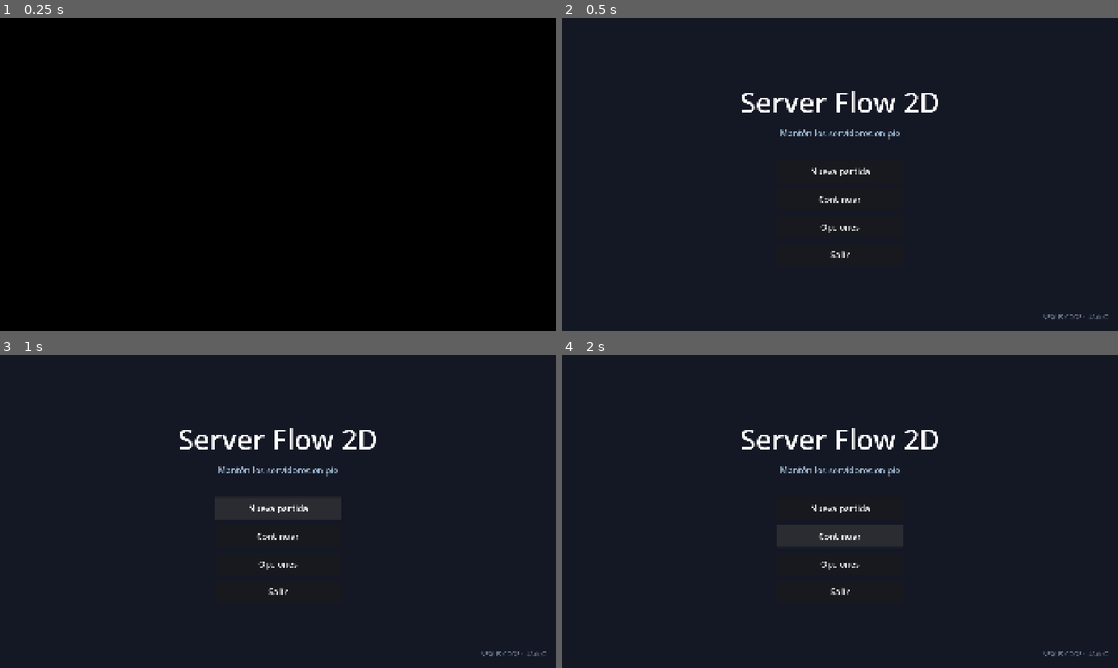
Above: before the commit, frames 1-4 (two rows, left to right).
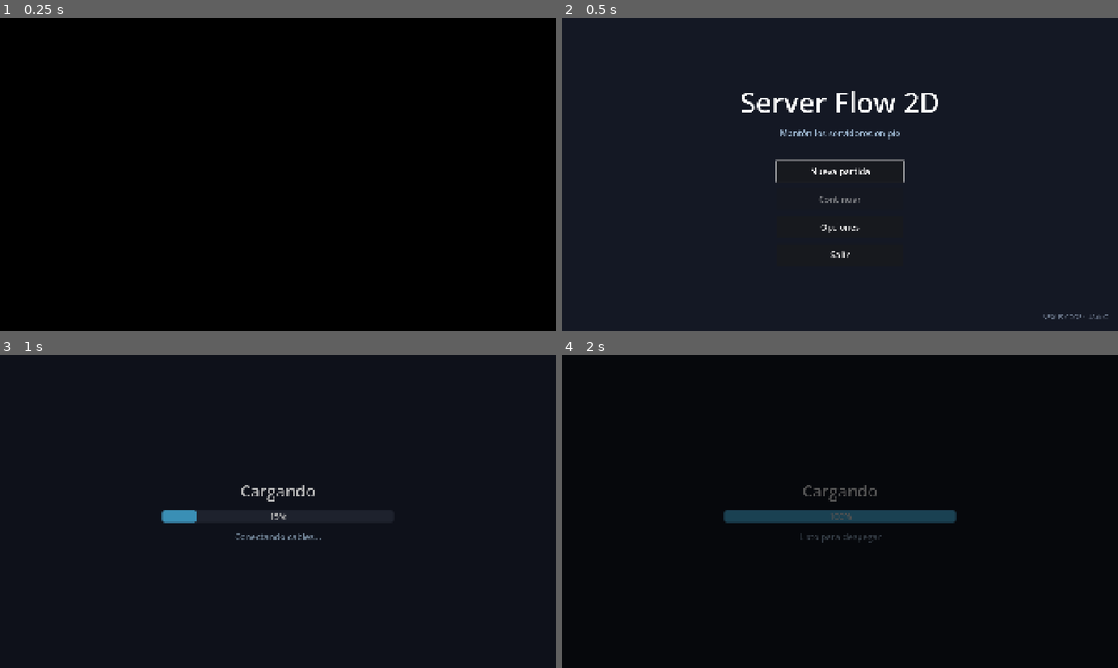
Above: after the commit, the same moments.

Repository: SaidSar/server-flow-2d
Game: Godot game, scene res://scenes/main/main.tscn
Two runs of this game, one before a commit and one after it. Both use one fixed random seed, a clock stepped at 60 frames per second and the inputs below.
Inputs (mouse positions are in pixels of both pictures, inside the frame that each line leads up to):
- Up to frame 1 (0.25 s): no input
- Up to frame 2 (0.5 s): no input
- Up to frame 3 (1 s): click "Nueva partida" at 0.5 s
- Up to frame 4 (2 s): click (840, 536) at 1.25 s, where only the run before the commit has a clickable "Continuar"

Frame 1 is identical in both runs. In frame 2, 0.3% of the frame differs, in the area x 38-62%, y 45-60%; in frame 3, 2.9%; in frame 4, 5.0%, in the area x 29-99%, y 23-97%.
Error before the commit: Invalid call. Nonexistent function 'stop' in base 'Node (simulation.gd)'. (res://scripts/ui/title_menu.gd:14)

Commit message:
feat: guardado por checkpoint al inicio y fin de cada oleada
GameState queda con la identidad y los colores; SaveSystem guarda además el
checkpoint de Simulation (etapa, oleada, monedas, mejoras, disco, usuarios y
estadísticas). Continuar y Reintentar vuelven al inicio de la oleada.
El HUD del garage muestra la oleada y avisa cuando la PC necesita atención.

Co-Authored-By: Claude Opus 5.5 <noreply@anthropic.com>

Diff:
--- a/project.godot
+++ b/project.godot
@@ -20,9 +20,9 @@
 [autoload]
 
 Customization="*res://scripts/autoload/customization.gd"
+Simulation="*res://scripts/autoload/simulation.gd"
 GameState="*res://scripts/autoload/game_state.gd"
 SaveSystem="*res://scripts/autoload/save_system.gd"
-Simulation="*res://scripts/autoload/simulation.gd"
 SceneRouter="*res://scripts/autoload/scene_router.gd"
 
 [display]
--- a/scenes/ui/hud.tscn
+++ b/scenes/ui/hud.tscn
@@ -44,7 +44,7 @@
 layout_mode = 0
 offset_left = 24.0
 offset_top = 24.0
-offset_right = 544.0
+offset_right = 704.0
 offset_bottom = 184.0
 mouse_filter = 2
 theme_override_styles/panel = SubResource("StyleBoxFlat_panel")
@@ -77,7 +77,14 @@
 layout_mode = 2
 theme_override_colors/font_color = Color(0.6, 0.8, 1, 1)
 theme_override_font_sizes/font_size = 26
-text = "Usuarios: 0"
+text = "Usuarios: 0 / 1000"
+
+[node name="WaveLabel" type="Label" parent="Root/StatusPanel/Rows/Stats"]
+unique_name_in_owner = true
+layout_mode = 2
+theme_override_colors/font_color = Color(0.352941, 0.662745, 1, 1)
+theme_override_font_sizes/font_size = 26
+text = "Oleada 1/5"
 
 [node name="Sla" type="HBoxContainer" parent="Root/StatusPanel/Rows"]
 layout_mode = 2
@@ -103,6 +110,30 @@
 value = 100.0
 show_percentage = false
 
+[node name="AlertLabel" type="Label" parent="Root"]
+unique_name_in_owner = true
+visible = false
+layout_mode = 1
+anchors_preset = 7
+anchor_left = 0.5
+anchor_top = 1.0
+anchor_right = 0.5
+anchor_bottom = 1.0
+offset_left = -600.0
+offset_top = -110.0
+offset_right = 600.0
+offset_bottom = -40.0
+grow_horizontal = 2
+grow_vertical = 0
+mouse_filter = 2
+theme_override_colors/font_color = Color(0.960784, 0.772549, 0.258824, 1)
+theme_override_colors/font_outline_color = Color(0.0431373, 0.0666667, 0.109804, 1)
+theme_override_constants/outline_size = 12
+theme_override_font_sizes/font_size = 34
+text = "La oleada 1 te espera en la PC"
+horizontal_alignment = 1
+vertical_alignment = 1
+
 [node name="BrushButton" type="Button" parent="Root"]
 unique_name_in_owner = true
 custom_minimum_size = Vector2(96, 96)
--- a/scripts/autoload/game_state.gd
+++ b/scripts/autoload/game_state.gd
@@ -1,48 +1,42 @@
 extends Node
-## Autoload "GameState": datos de la partida en curso.
+## Autoload "GameState": identidad de la partida en curso (avatar, empresa y colores del cuarto).
+## El progreso (etapa, oleada, monedas, mejoras) vive en Simulation.
 ## Las escenas leen de aquí y escuchan sus señales; no se hablan entre sí.
 
-## Algún dato del HUD cambió (monedas, usuarios, nombres...).
+## Cambió el nombre del avatar o de la empresa.
 signal changed
 ## Se cambió el color de una capa del cuarto.
 signal color_changed(layer: StringName, option_id: StringName)
 ## Empezó una partida (nueva o cargada).
 signal session_started
 
-const DEFAULT_STAGE: StringName = &"startup"
-
 var is_active := false
 var avatar_name := ""
 var company_name := ""
 ## Capa → id de color (ver Customization.LAYER_ORDER).
 var colors: Dictionary[StringName, StringName] = {}
-var stage: StringName = DEFAULT_STAGE
-var wave := 1
-var coins := 0
-var users := 0
 
 
 func start_new_game(new_avatar_name: String, new_company_name: String) -> void:
 	avatar_name = new_avatar_name
 	company_name = new_company_name
-	stage = DEFAULT_STAGE
-	wave = 1
-	coins = get_stage_data().starting_coins
 	colors = Customization.sanitize_colors(Customization.DEFAULT_COLORS)
+	Simulation.new_game()
 	_begin_session()
 
 
-## Restaura una partida guardada. Los valores inválidos se corrigen.
+## Restaura la identidad de una partida guardada. Los valores inválidos se corrigen.
 func restore(data: Dictionary) -> void:
 	avatar_name = str(data.get("avatar_name", ""))
 	company_name = str(data.get("company_name", ""))
-	var stage_id := StringName(str(data.get("stage", DEFAULT_STAGE)))
-	stage = stage_id if Paths.STAGES.has(stage_id) else DEFAULT_STAGE
-	wave = clampi(int(data.get("wave", 1)), 1, get_stage_data().wave_count)
-	coins = maxi(int(data.get("coins", 0)), 0)
 	var saved_colors: Dictionary = data.get("colors", {})
 	colors = Customization.sanitize_colors(saved_colors)
 	_begin_session()
+
+
+func end_session() -> void:
+	is_active = false
+	Simulation.end_session()
 
 
 func to_save_data() -> Dictionary:
@@ -50,9 +44,6 @@
 		"avatar_name": avatar_name,
 		"company_name": company_name,
 		"colors": colors.duplicate(),
-		"stage": stage,
-		"wave": wave,
-		"coins": coins,
 	}
 
 
@@ -75,22 +66,7 @@
 		set_color(layer, new_colors[layer])
 
 
-func add_coins(amount: int) -> void:
-	if amount == 0:
-		return
-	coins = maxi(coins + amount, 0)
-	changed.emit()
-
-
-## Datos de una etapa; sin argumento, la etapa actual.
-func get_stage_data(stage_id: StringName = &"") -> StageData:
-	var id := stage if stage_id == &"" else stage_id
-	var path: String = Paths.STAGES.get(id, Paths.STAGES[DEFAULT_STAGE])
-	return load(path) as StageData
-
-
 func _begin_session() -> void:
-	users = get_stage_data().starting_users
 	is_active = true
 	session_started.emit()
 	changed.emit()
--- a/scripts/autoload/save_system.gd
+++ b/scripts/autoload/save_system.gd
@@ -1,10 +1,12 @@
 extends Node
 ## Autoload "SaveSystem": guarda y carga la partida en un ConfigFile.
-## Guarda avatar, empresa, colores, etapa, oleada y monedas.
+## Guarda la identidad (GameState) y el checkpoint de Simulation: etapa, oleada, monedas,
+## niveles de mejoras, disco usado, usuarios atendidos y estadísticas por etapa.
+## El checkpoint es el inicio de la oleada en curso, así que "Continuar" vuelve a ese punto.
 
 signal saved
 
-const SAVE_VERSION := 1
+const SAVE_VERSION := 2
 const SECTION_META := "meta"
 const SECTION_PLAYER := "player"
 const SECTION_COLORS := "colors"
@@ -12,6 +14,11 @@
 
 ## Se puede cambiar en pruebas para no tocar la partida real.
 var save_path := Paths.SAVE_FILE
+
+
+func _ready() -> void:
+	# Guardado automático al empezar y al terminar cada oleada (y al pasar de etapa).
+	Simulation.checkpoint_created.connect(_on_checkpoint_created)
 
 
 func _notification(what: int) -> void:
@@ -25,7 +32,7 @@
 
 
 func save_game() -> bool:
-	if not GameState.is_active:
+	if not GameState.is_active or not Simulation.has_session():
 		return false
 
 	var data := GameState.to_save_data()
@@ -36,9 +43,9 @@
 	var colors: Dictionary = data["colors"]
 	for layer: StringName in colors:
 		config.set_value(SECTION_COLORS, layer, String(colors[layer]))
-	config.set_value(SECTION_PROGRESS, "stage", String(data["stage"]))
-	config.set_value(SECTION_PROGRESS, "wave", data["wave"])
-	config.set_value(SECTION_PROGRESS, "coins", data["coins"])
+	var progress := Simulation.get_checkpoint()
+	for key: String in progress:
+		config.set_value(SECTION_PROGRESS, key, progress[key])
 
 	var error := config.save(save_path)
 	if error != OK:
@@ -48,7 +55,7 @@
 	return true
 
 
-## Carga la partida guardada en GameState. Devuelve false si no hay o está dañada.
+## Carga la partida guardada. Devuelve false si no hay o está dañada.
 func load_game() -> bool:
 	var config := ConfigFile.new()
 	var error := config.load(save_path)
@@ -60,18 +67,24 @@
 	if config.has_section(SECTION_COLORS):
 		for key: String in config.get_section_keys(SECTION_COLORS):
 			colors[StringName(key)] = StringName(str(config.get_value(SECTION_COLORS, key, "")))
+	var progress: Dictionary = {}
+	if config.has_section(SECTION_PROGRESS):
+		for key: String in config.get_section_keys(SECTION_PROGRESS):
+			progress[key] = config.get_value(SECTION_PROGRESS, key)
 
 	GameState.restore({
 		"avatar_name": config.get_value(SECTION_PLAYER, "avatar_name", ""),
 		"company_name": config.get_value(SECTION_PLAYER, "company_name", ""),
 		"colors": colors,
-		"stage": config.get_value(SECTION_PROGRESS, "stage", GameState.DEFAULT_STAGE),
-		"wave": config.get_value(SECTION_PROGRESS, "wave", 1),
-		"coins": config.get_value(SECTION_PROGRESS, "coins", 0),
 	})
+	Simulation.load_checkpoint(progress)
 	return true
 
 
 func delete_save() -> void:
 	if has_save():
 		DirAccess.remove_absolute(ProjectSettings.globalize_path(save_path))
+
+
+func _on_checkpoint_created() -> void:
+	save_game()
--- a/scripts/autoload/scene_router.gd
+++ b/scripts/autoload/scene_router.gd
@@ -60,12 +60,21 @@
 	goto(get_current_room_path(), fade_seconds)
 
 
+## Escena del cuarto de la etapa actual. Las etapas cuyo cuarto aún no existe usan el de la etapa 1.
 func get_current_room_path() -> String:
-	var room_path := GameState.get_stage_data().room_scene_path
-	if room_path.is_empty():
-		push_error("La etapa %s todavía no tiene cuarto; se usa el de la primera etapa." % GameState.stage)
-		room_path = GameState.get_stage_data(GameState.DEFAULT_STAGE).room_scene_path
-	return room_path
+	return _get_room_stage().room_scene_path
+
+
+## Nombre del cuarto que se está mostrando ("Garage" mientras la oficina no exista).
+func get_current_room_name() -> String:
+	return _get_room_stage().room_name
+
+
+func _get_room_stage() -> StageData:
+	var stage := Simulation.stage
+	if stage == null or stage.room_scene_path.is_empty():
+		stage = Simulation.load_stage(Paths.STAGE_ORDER[0])
+	return stage
 
 
 func store_preloaded(path: String, resource: Resource) -> void:
--- a/scripts/rooms/room_base.gd
+++ b/scripts/rooms/room_base.gd
@@ -53,7 +53,6 @@
 	_customize_panel.opened.connect(_on_customize_opened)
 	_customize_panel.closed.connect(_on_customize_closed)
 
-	Simulation.start()
 	if SceneRouter.returning_from_dashboard:
 		SceneRouter.returning_from_dashboard = false
 		_zoom_out_from_monitor()
--- a/scripts/ui/hud.gd
+++ b/scripts/ui/hud.gd
@@ -1,6 +1,7 @@
 class_name Hud
 extends CanvasLayer
-## HUD: "{empresa} · {cuarto}", monedas, usuarios, barra de SLA y botón de personalizar.
+## HUD del cuarto: "{empresa} · {cuarto}", monedas, usuarios, oleada, barra de SLA,
+## aviso cuando la PC necesita atención y botón de personalizar.
 
 signal customize_requested
 
@@ -11,8 +12,10 @@
 @onready var _title_label: Label = %TitleLabel
 @onready var _coins_label: Label = %CoinsLabel
 @onready var _users_label: Label = %UsersLabel
+@onready var _wave_label: Label = %WaveLabel
 @onready var _sla_label: Label = %SlaLabel
 @onready var _sla_bar: ProgressBar = %SlaBar
+@onready var _alert_label: Label = %AlertLabel
 @onready var _brush_button: Button = %BrushButton
 
 
@@ -21,7 +24,14 @@
 	_brush_button.pressed.connect(_on_brush_pressed)
 	GameState.changed.connect(_refresh)
 	Simulation.tick.connect(_on_simulation_tick)
+	Simulation.infrastructure_changed.connect(_refresh)
+	Simulation.phase_changed.connect(_on_phase_changed)
 	_refresh()
+
+
+func _process(_delta: float) -> void:
+	if _alert_label.visible:
+		_alert_label.modulate.a = 0.65 + 0.35 * sin(Time.get_ticks_msec() * 0.005)
 
 
 func set_customize_enabled(enabled: bool) -> void:
@@ -32,14 +42,35 @@
 	customize_requested.emit()
 
 
-func _on_simulation_tick(_tick_index: int) -> void:
+func _on_simulation_tick(_snapshot: SimSnapshot) -> void:
+	_refresh()
+
+
+func _on_phase_changed(_phase: Simulation.Phase) -> void:
 	_refresh()
 
 
 func _refresh() -> void:
 	var company := GameState.company_name if not GameState.company_name.is_empty() else DEFAULT_COMPANY_NAME
-	_title_label.text = "%s · %s" % [company, GameState.get_stage_data().room_name]
-	_coins_label.text = "Monedas: %d" % GameState.coins
-	_users_label.text = "Usuarios: %d" % GameState.users
+	_title_label.text = "%s · %s" % [company, SceneRouter.get_current_room_name()]
+	_coins_label.text = "Monedas: %d" % Simulation.coins
+	var goal := Simulation.stage.user_goal if Simulation.stage != null else 0
+	_users_label.text = "Usuarios: %d / %d" % [Simulation.users_served, goal]
+	_wave_label.text = "Oleada %d/%d" % [Simulation.wave_number, Simulation.get_wave_count()]
 	_sla_label.text = "SLA %.1f %%" % Simulation.sla
 	_sla_bar.value = Simulation.sla
+	var alert := _get_alert_text()
+	_alert_label.visible = not alert.is_empty()
+	_alert_label.text = alert
+
+
+## Aviso para que el jugador vuelva a la PC; vacío mientras la oleada corre.
+func _get_alert_text() -> String:
+	match Simulation.phase:
+		Simulation.Phase.READY:
+			return "La oleada %d te espera en la PC" % Simulation.wave_number
+		Simulation.Phase.BETWEEN_WAVES:
+			return "Oleada terminada: revisa el post-mortem en la PC"
+		Simulation.Phase.GAME_OVER:
+			return "¡Los servidores cayeron! Revisa la PC"
+	return ""
--- a/scripts/ui/title_menu.gd
+++ b/scripts/ui/title_menu.gd
@@ -11,7 +11,7 @@
 
 
 func _ready() -> void:
-	Simulation.stop()
+	GameState.end_session()
 	_continue_button.disabled = not SaveSystem.has_save()
 	_options_panel.hide()
 	# En Android el juego siempre es pantalla completa.
@@ -34,7 +34,7 @@
 
 
 func _on_new_game_pressed() -> void:
-	var first_room := GameState.get_stage_data(GameState.DEFAULT_STAGE).room_scene_path
+	var first_room := Simulation.load_stage(Paths.STAGE_ORDER[0]).room_scene_path
 	SceneRouter.goto_via_loading(Paths.NEW_GAME_SETUP, PackedStringArray([first_room, Paths.NEW_GAME_SETUP]))
 
 
